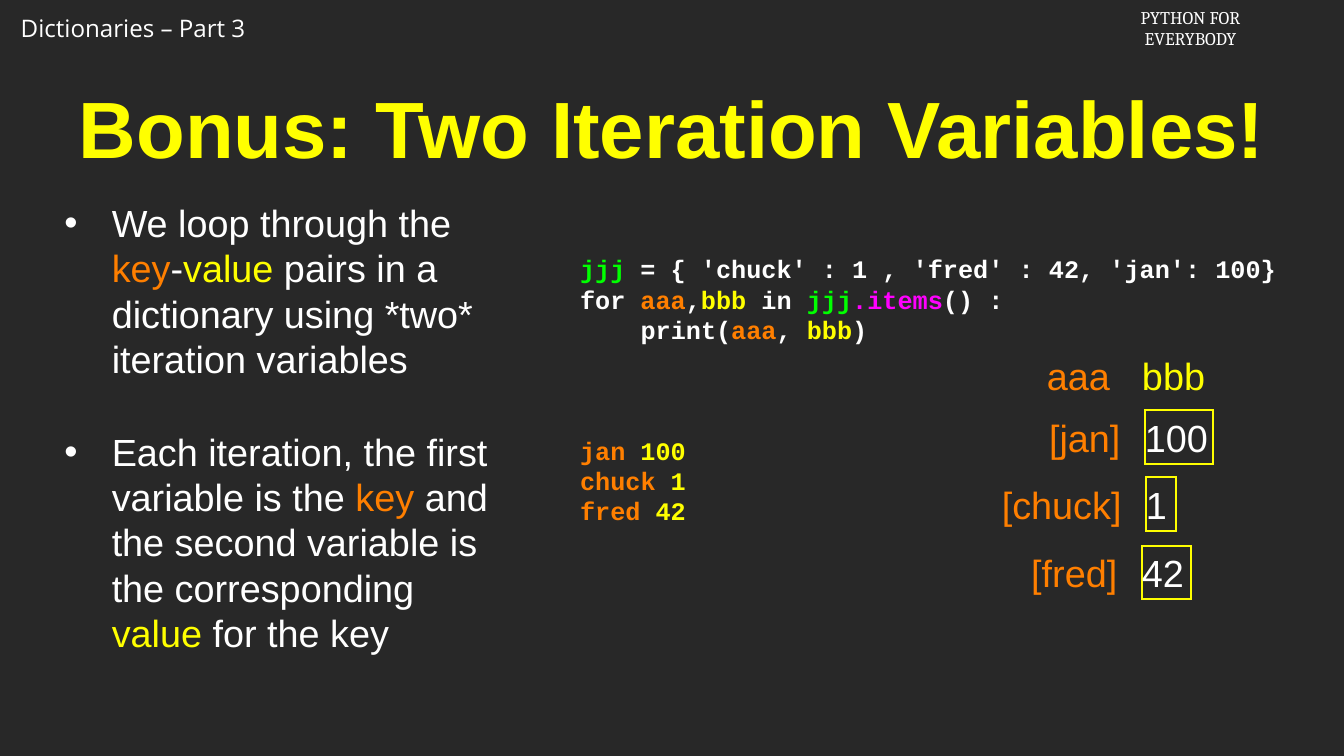
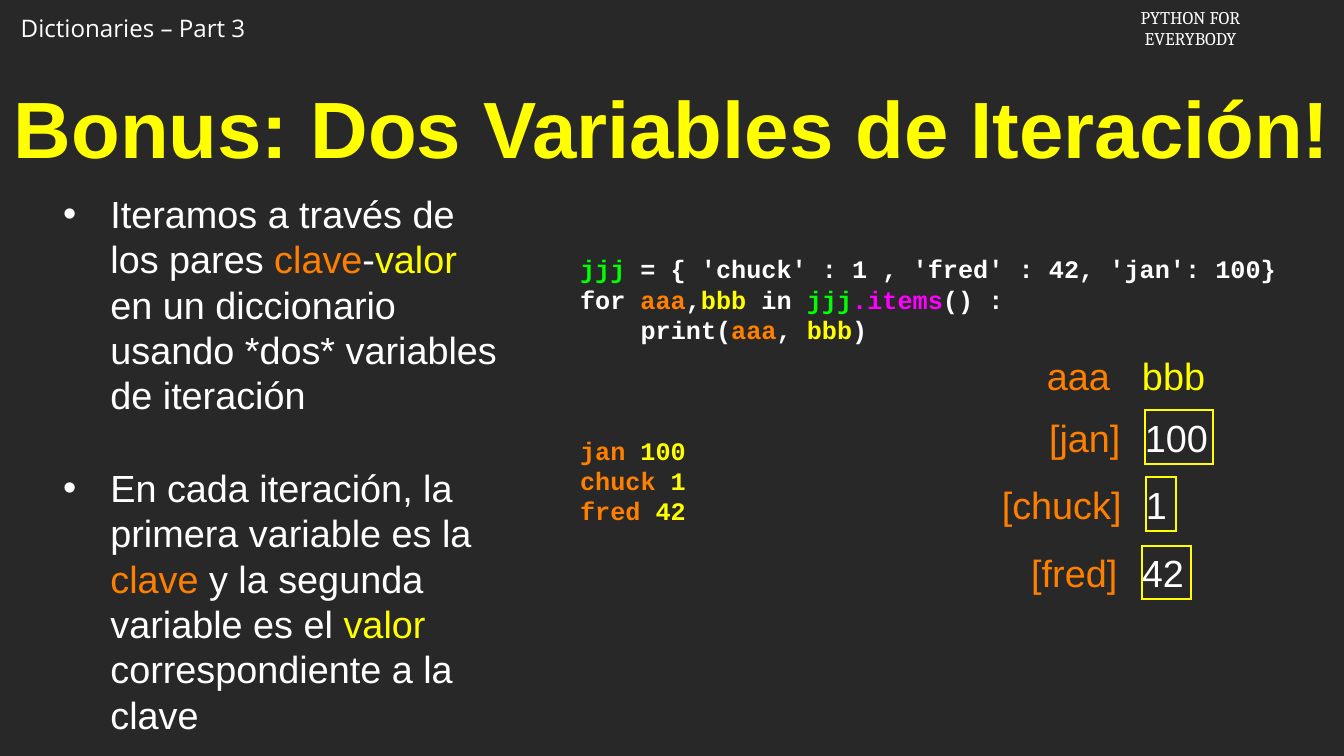
Before and after one commit to csev/py4e, a slide deck: slide 7 of ai/9.3.pptx. Drawn at 1344x756 pixels with LibreOffice and Linux fonts; fonts in the diff are those of the drawing; background and template pictures are left out. Boxes give left, top, right and bottom in pixels: in the first picture for what was removed or moved away, otherwise in the second. Text is boxed around its words. In the diff, an @@ line names an element or a change of style, - is before the commit and + after.

```diff
--- a/ai/9.3.pptx
+++ b/ai/9.3.pptx
@@ title at <box>14,99,1330,159</box>: text changed @@
-Bonus: Two Iteration Variables!
+Bonus: Dos Variables de Iteración!
@@ text at <box>110,200,497,730</box>: text changed @@
-• We loop through the key-value pairs in a dictionary using *two* iteration variables
-• Each iteration, the first variable is the key and the second variable is the corresponding value for the key
+• Iteramos a través de los pares clave-valor en un diccionario usando *dos* variables de iteración
+• En cada iteración, la primera variable es la clave y la segunda variable es el valor correspondiente a la clave
```
Also in this commit, not shown: 5 other slides changed, 4 slides added, 4 slides removed.
